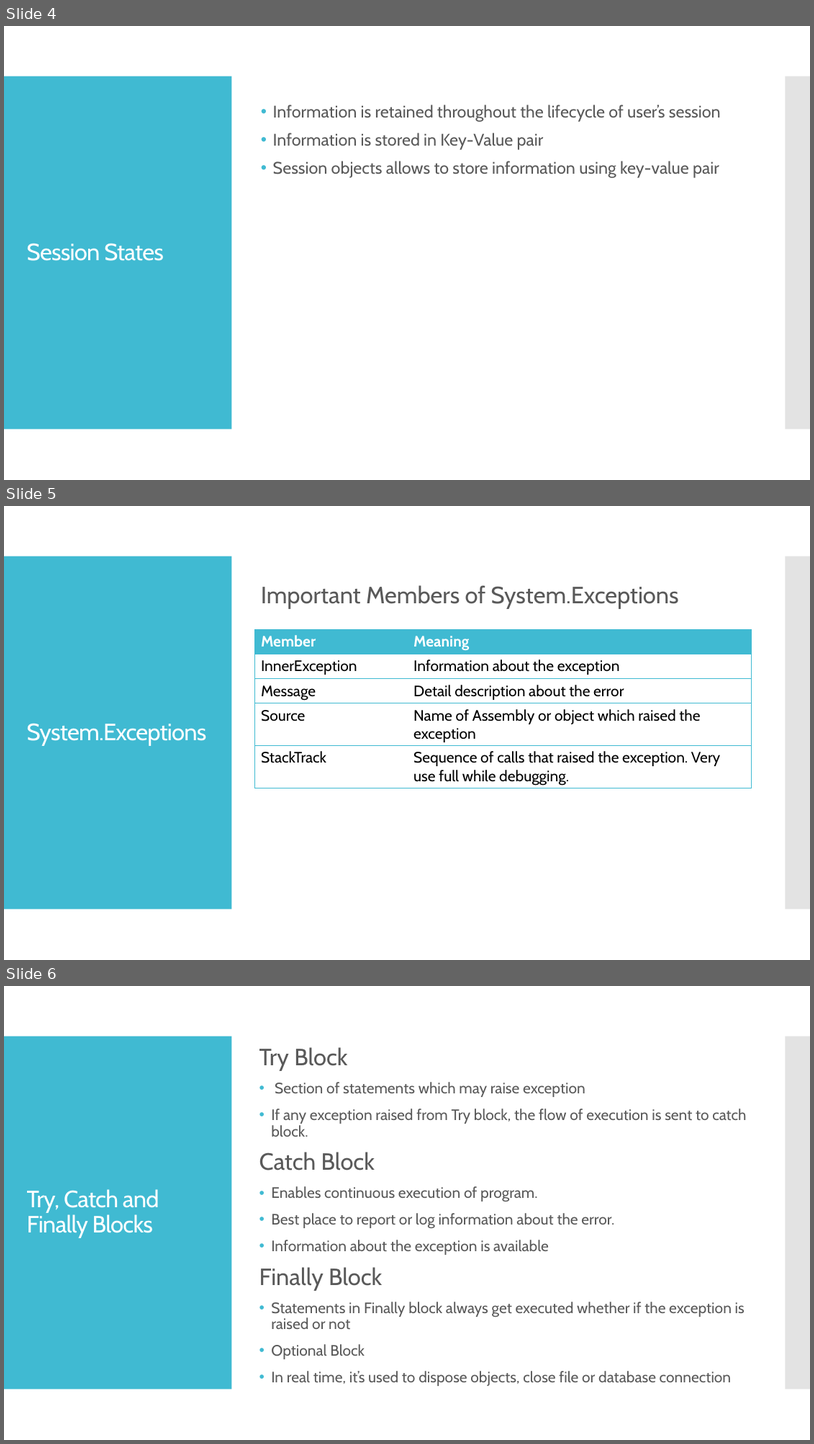
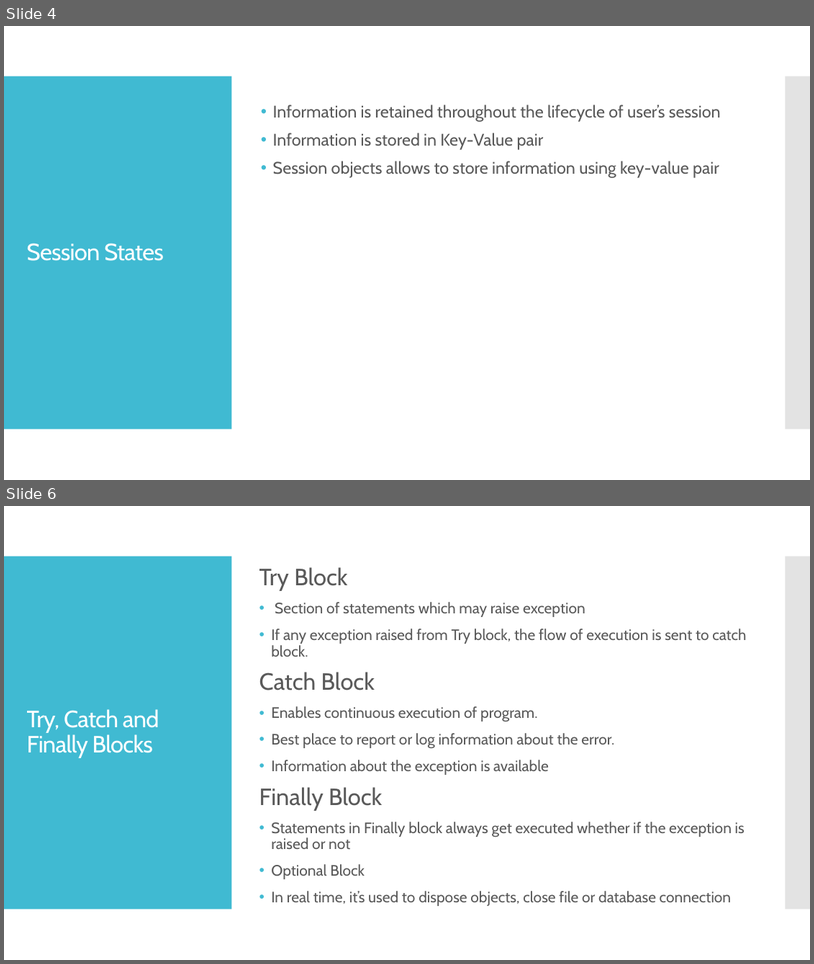
Before and after one commit to courseing/asp.net-webforms-training, a slide deck: PPTs/ASP.Net WebForms - States Management.pptx. Shown one above the other, each under a label of ours: slides 4, 5 and 6 before the commit, slides 4 and 6 after it; the slides between them are not shown. The pictures are 814x1444 and 814x964 pixels, drawn with LibreOffice and Linux fonts; fonts in the diff are those of the drawing. Boxes give left, top, right and bottom in pixels: in the first picture for what was removed or moved away, otherwise in the second. Text is boxed around its words. In the diff, an @@ line names an element or a change of style, - is before the commit and + after.

```diff
--- a/PPTs/ASP.Net WebForms - States Management.pptx
+++ b/PPTs/ASP.Net WebForms - States Management.pptx
@@ slide 5 removed at (4, 506, 810, 960), background #FFFFFF; not listed: 2 template elements that a slide beside it also shows @@
@@ text removed at (261, 585, 679, 609) @@
-Important Members of System.Exceptions
@@ table removed at (255, 629, 752, 788), 5 rows, 2 columns @@
-Member | Meaning
-InnerException | Information about the exception
-Message | Detail description about the error
-Source | Name of Assembly or object which raised the exception
-StackTrack | Sequence of calls that raised the exception. Very use full while debugging.
@@ title removed at (27, 723, 207, 746) @@
-System.Exceptions
```
Also in this commit, not shown: 1 slide added, 23 other files.
